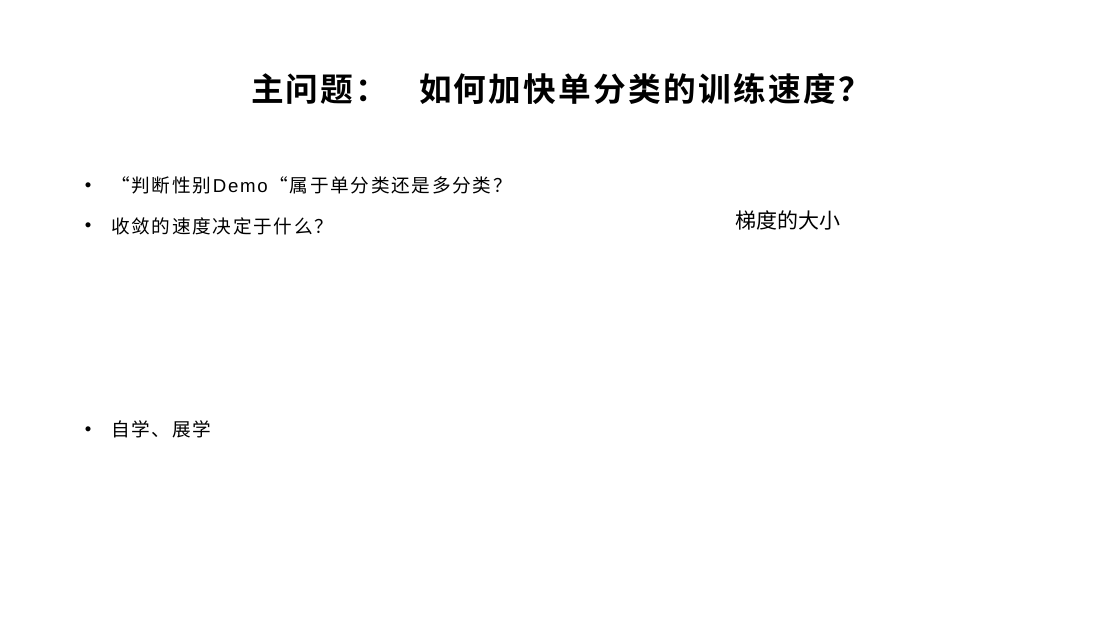
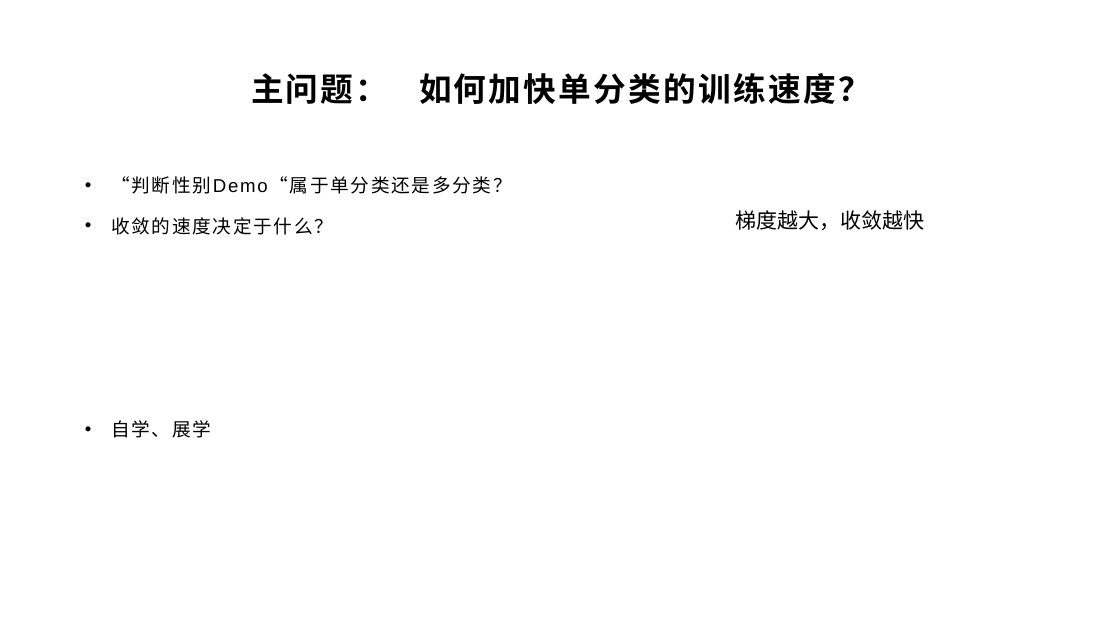
Before and after one commit to yyc-git/DeepLearningEdu, a slide deck: slide 7 of lessons/6_softmax/ppt/使用交叉熵损失函数和Softmax激活函数.pptx. Drawn at 1120x630 pixels with LibreOffice and Linux fonts; fonts in the diff are those of the drawing; background and template pictures are left out. Boxes give left, top, right and bottom in pixels: in the first picture for what was removed or moved away, otherwise in the second. Text is boxed around its words. In the diff, an @@ line names an element or a change of style, - is before the commit and + after.

```diff
--- a/lessons/6_softmax/ppt/使用交叉熵损失函数和Softmax激活函数.pptx
+++ b/lessons/6_softmax/ppt/使用交叉熵损失函数和Softmax激活函数.pptx
@@ text at (736,210,925,230): text changed @@
-梯度的大小
+梯度越大，收敛越快
```
Also in this commit, not shown: 7 other slides changed, 27 other files.
